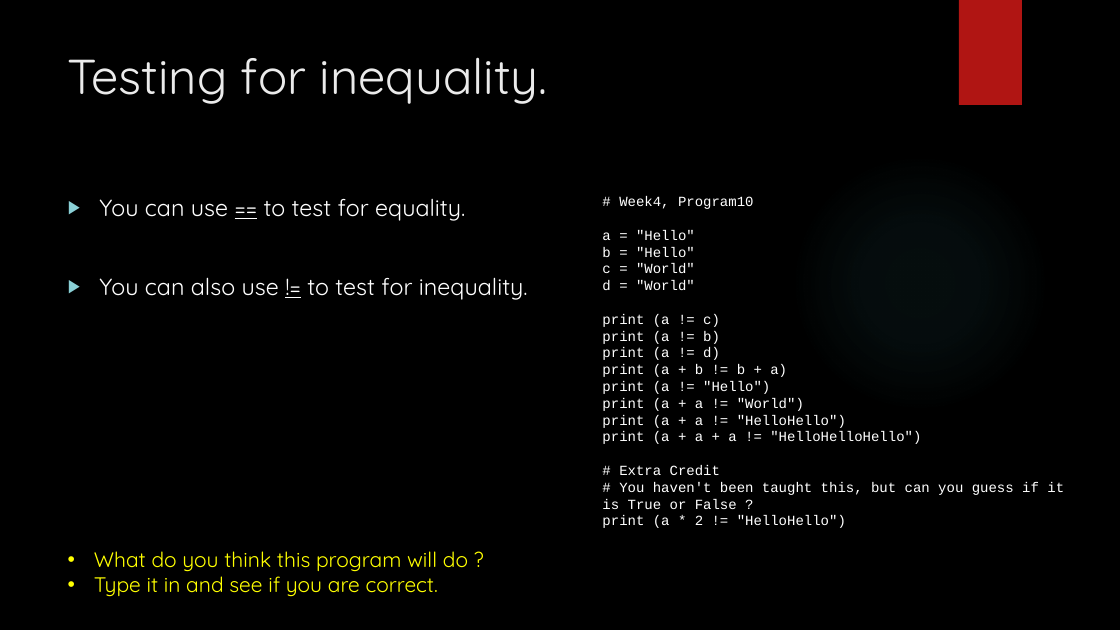
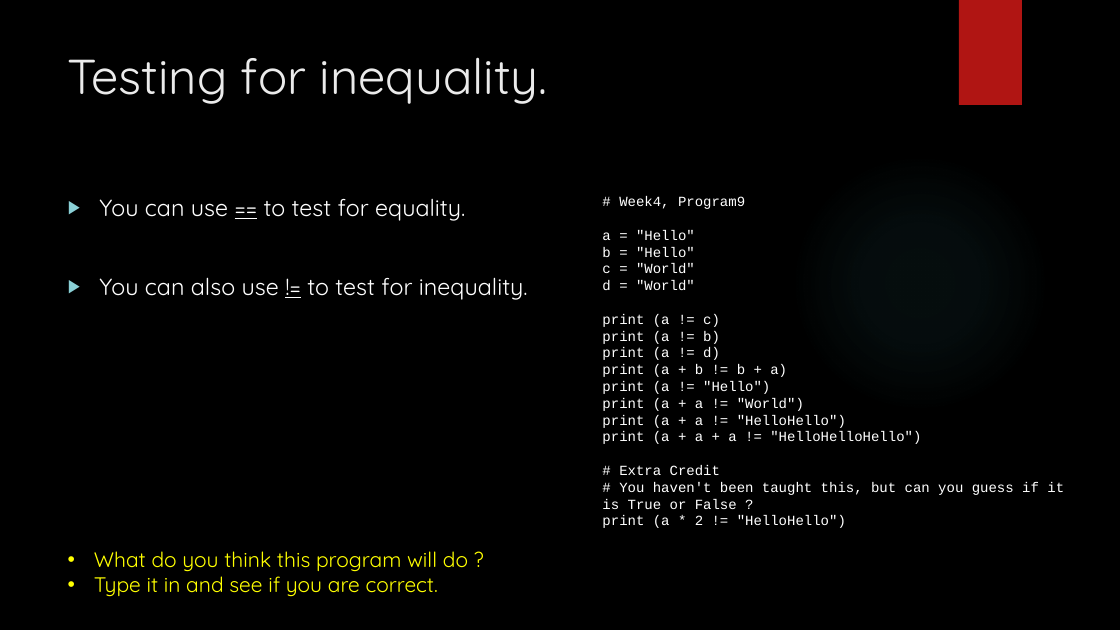
Before and after one commit to davidgroves/DGM_Tutorials, a slide deck: slide 14 of week4/week4.pptx. Drawn at 1120x630 pixels with LibreOffice and Linux fonts; fonts in the diff are those of the drawing; background and template pictures are left out. Boxes give left, top, right and bottom in pixels: in the first picture for what was removed or moved away, otherwise in the second. Text is boxed around its words. In the diff, an @@ line names an element or a change of style, - is before the commit and + after.

Commit message:
Edited program numbers in powerpoint and examples on github for consistency. Minor grammatical corrections on powerpoint.

```diff
--- a/week4/week4.pptx
+++ b/week4/week4.pptx
@@ text at (619, 196, 745, 209): text changed @@
-# Week4, Program10
+# Week4, Program9
```
Also in this commit, not shown: 12 other slides changed, 13 other files.
